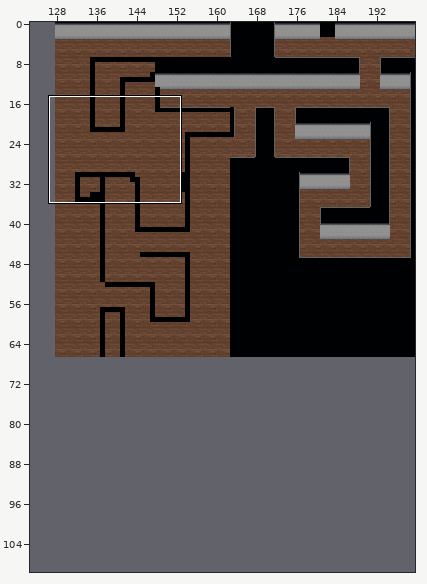
Two states of a Tiled map (JSON), assets/map/CasinoMap.tmj. Above: a wide view before the commit, with the close-up outlined.
Close-up. The starting point:
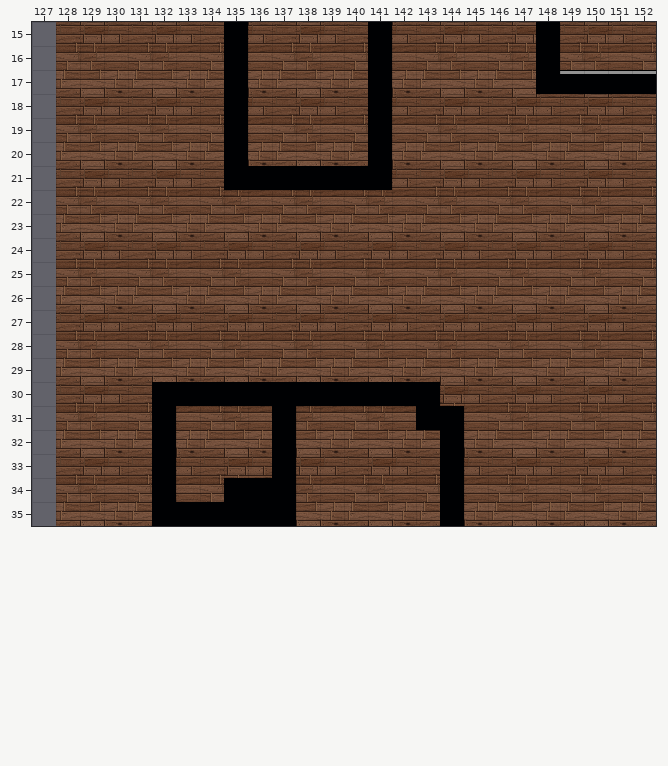
Cells are 32x32 px. Shown: x 127..152, y 15..35. The commit also changed other parts of the map, which this record leaves out.
The same view after the edit:
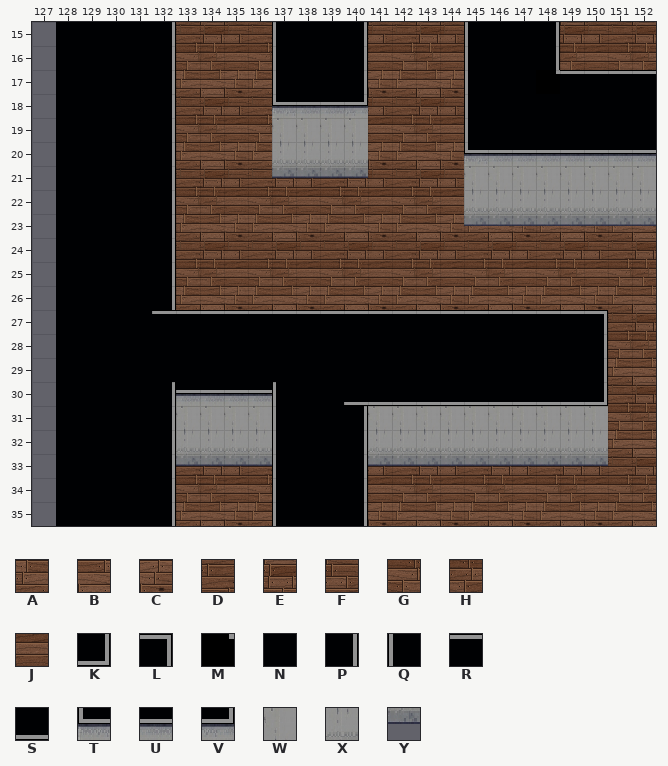
Key: from "floor": A 12, B 13, C 14, D 33, E 34, F 35, G 54, H 55, J 56; from "walls1": K 390 turned 180, L 390 turned 90, M 392, N 439, P 440, Q 440 flipped left-right, R 440 turned 270, S 440 turned 90, T 486, U 487, V 488, W 511, X 535, Y 559.
_ is an empty cell, # one hidden under a higher layer.
What changed:
Layer "All_floors/Floor":
y 15: x 129..147 EFDEFD#FDEFD#FDEFDE -> ####DEFD####FDEF###; x 149..152 DEFD -> EFDE
y 16: x 129..147 HJGHJG#JGHJG#JGHJGH -> ####GHJG####JGHJ###; x 149..152 GHJG -> HJGH
y 17: x 129..147 BCABCA#CABCA#CABCAB -> ####ABCA####CABC###
y 18: x 129..152 EFDEFD#FDEFD#FDEFDEFDEFD -> ####DEFD####FDEF########
y 19: x 129..152 HJGHJG#JGHJG#JGHJGHJGHJG -> ####GHJG####JGHJ########
y 20: x 129..152 BCABCA#CABCA#CABCABCABCA -> ####ABCA####CABC########
y 21: x 129..152 EFDEFD#######FDEFDEFDEFD -> ####DEFDEFDEFDEF########
y 22: x 129..152 HJGHJGHJGHJGHJGHJGHJGHJG -> ####GHJGHJGHJGHJ########
y 23: x 129..152 BCABCABCABCABCABCABCABCA -> ####ABCABCABCABCABCABCAB
y 24: x 129..152 EFDEFDEFDEFDEFDEFDEFDEFD -> ####DEFDEFDEFDEFDEFDEFDE
y 25: x 129..152 HJGHJGHJGHJGHJGHJGHJGHJG -> ####GHJGHJGHJGHJGHJGHJGH
y 26: x 129..152 BCABCABCABCABCABCABCABCA -> ####ABCABCABCABCABCABCAB
y 27: x 129..152 EFDEFDEFDEFDEFDEFDEFDEFD -> ######################DE
y 28: x 129..152 HJGHJGHJGHJGHJGHJGHJGHJG -> ######################GH
y 29: x 129..152 BCABCABCABCABCABCABCABCA -> ######################AB
y 30: x 129..131 EFD -> ###; x 144..152 EFDEFDEFD -> #######DE
y 31: x 129..131 HJG -> ###; x 133..136 JGHJ -> ####; x 138..142 HJGHJ -> #####; x 145..152 JGHJGHJG -> ######GH
y 32: x 129..131 BCA -> ###; x 133..136 CABC -> ####; x 138..143 BCABCA -> ######; x 145..152 CABCABCA -> ######AB
y 33: x 129..131 EFD -> ###; x 133..136 FDEF -> DEFD; x 138..152 EFDEFD#FDEFDEFD -> ###FDEFDEFDEFDE
y 34: x 129..131 HJG -> ###; x 133..136 JG## -> GHJG; x 138..152 HJGHJG#JGHJGHJG -> ###JGHJGHJGHJGH
y 35: x 129..131 BCA -> ###; x 133..136 #### -> ABCA; x 138..152 BCABCA#CABCABCA -> ###CABCABCABCAB
Layer "All_walls/Wall":
y 19: x 137..140 ____ -> WWWW
y 20: x 137..140 ____ -> XXXX
y 21: x 137..140 ____ -> YYYY; x 145..152 ________ -> WWWWWWWW
y 22: x 145..152 ________ -> XXXXXXXX
y 23: x 145..152 ________ -> YYYYYYYY
y 31: x 133..136 ____ -> WWWW; x 141..150 __________ -> WWWWWWWWWW
y 32: x 133..136 ____ -> XXXX; x 141..150 __________ -> XXXXXXXXXX
y 33: x 133..136 ____ -> YYYY; x 141..150 __________ -> YYYYYYYYYY
Layer "All_walls/Roof":
y 15..16: x 128..132 _____ -> NNNNP; x 135 N -> _; x 137..141 ____N -> QNNP_; x 145..148 ___N -> QNNP
y 17: x 128..132 _____ -> NNNNP; x 135 N -> _; x 137..141 ____N -> QNNP_; x 145..148 ___N -> QNNM
y 18: x 128..132 _____ -> NNNNP; x 135 N -> _; x 137..141 ____N -> TUUV_; x 145..152 ________ -> QNNNNNNN
y 19: x 128..132 _____ -> NNNNP; x 135 N -> _; x 141 N -> _; x 145..152 ________ -> QNNNNNNN
y 20: x 128..132 _____ -> NNNNP; x 135 N -> _; x 141 N -> _; x 145..152 ________ -> TUUUUUUU
y 21: x 128..132 _____ -> NNNNP; x 135..141 NNNNNNN -> _______
y 22..26: x 128..132 _____ -> NNNNP
y 27: x 128..150 _______________________ -> NNNNRRRRRRRRRRRRRRRRRRL
y 28..29: x 128..150 _______________________ -> NNNNNNNNNNNNNNNNNNNNNNP
y 30: x 128..137 ____NNNNNN -> NNNNPUUUUQ; x 140..150 NNNN_______ -> SSSSSSSSSSK
y 31: x 128..132 ____N -> NNNNP; x 137..140 N___ -> QNNP; x 143..144 NN -> __
y 32..33: x 128..132 ____N -> NNNNP; x 137..140 N___ -> QNNP; x 144 N -> _
y 34: x 128..132 ____N -> NNNNP; x 135..140 NNN___ -> __QNNP; x 144 N -> _
y 35: x 128..140 ____NNNNNN___ -> NNNNP____QNNP; x 144 N -> _
Boxes around the changes in both close-ups, in picture pixels (x1, y1, x2, y2):
changed: (56, 22, 656, 526)
